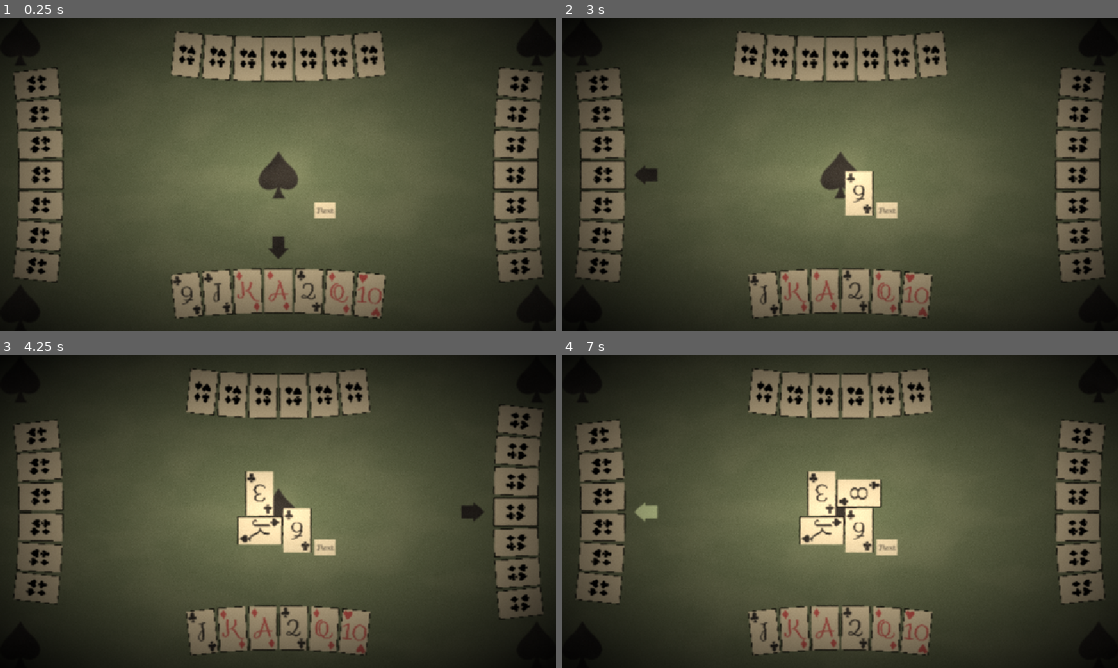
Above: before the commit, frames 1-4 (two rows, left to right).
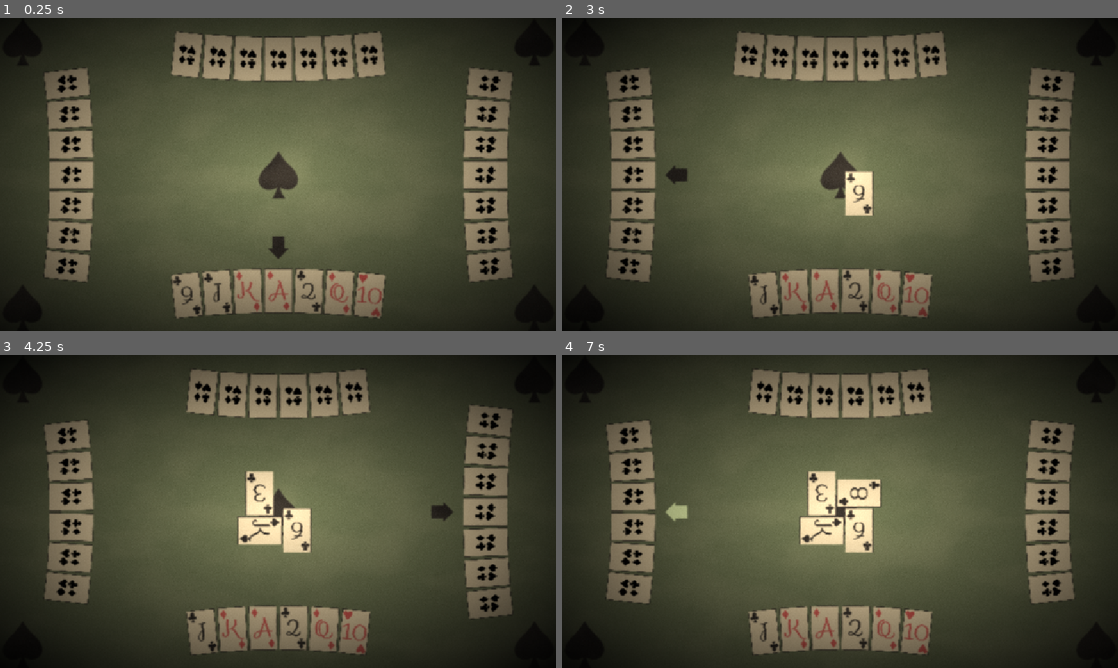
Above: after the commit, the same moments.

Repository: CMurtagh-LGTM/brackeys25.2
Game: Godot game, scene res://Main.tscn
The game is run twice, just before and just after one commit, with the same random seed, the same clock (stepped at 60 frames per second) and the same inputs.
Inputs (mouse positions are in pixels of both pictures, inside the frame that each line leads up to):
- Up to frame 1 (0.25 s): no input
- Up to frame 2 (3 s): click (884, 208) at 0.5 s, where only the run before the commit has a clickable "Next"; click (884, 208) at 1.25 s, where only the run before the commit has a clickable "Next"; click (884, 208) at 2 s, where only the run before the commit has a clickable "Next"; tap Enter at 2.75 s; move the mouse to (751, 293) at 2.77 s; click (751, 293) at 2.92 s
- Up to frame 3 (4.25 s): move the mouse to (294, 530) at 3.52 s; click (294, 530) at 3.67 s
- Up to frame 4 (7 s): tap Space at 4.25, 6.5 s; move the mouse to (823, 530) at 4.27 s; click (823, 530) at 4.42 s; tap Enter at 5 s; move the mouse to (823, 492) at 5.02 s; click (823, 492) at 5.17 s; move the mouse to (856, 492) at 5.77 s; click (856, 492) at 5.92 s; move the mouse to (762, 630) at 6.52 s; click (762, 630) at 6.67 s

The runs differ from the first frame. In frame 1, 14% of the frame differs, in the area x 2-98%, y 6-95%; in frame 2, 14%; in frame 3, 13%; in frame 4, 12%.

Commit message:
add resizing window

Diff:
--- /dev/null
+++ b/Assets/Front.svg
@@ -0,0 +1,51 @@
+<?xml version="1.0" encoding="UTF-8" standalone="no"?>
+<!-- Created with Inkscape (http://www.inkscape.org/) -->
+
+<svg
+   width="56"
+   height="90"
+   viewBox="0 0 14.816666 23.812499"
+   version="1.1"
+   id="svg1"
+   inkscape:version="1.4.2 (ebf0e940d0, 2025-05-08)"
+   sodipodi:docname="Front.svg"
+   xmlns:inkscape="http://www.inkscape.org/namespaces/inkscape"
+   xmlns:sodipodi="http://sodipodi.sourceforge.net/DTD/sodipodi-0.dtd"
+   xmlns="http://www.w3.org/2000/svg"
+   xmlns:svg="http://www.w3.org/2000/svg">
+  <sodipodi:namedview
+     id="namedview1"
+     pagecolor="#818181"
+     bordercolor="#000000"
+     borderopacity="0.25"
+     inkscape:showpageshadow="2"
+     inkscape:pageopacity="0.0"
+     inkscape:pagecheckerboard="0"
+     inkscape:deskcolor="#d1d1d1"
+     inkscape:document-units="px"
+     inkscape:zoom="7.1339506"
+     inkscape:cx="31.819676"
+     inkscape:cy="49.551787"
+     inkscape:window-width="3804"
+     inkscape:window-height="2094"
+     inkscape:window-x="0"
+     inkscape:window-y="0"
+     inkscape:window-maximized="1"
+     inkscape:current-layer="layer1" />
+  <defs
+     id="defs1" />
+  <g
+     inkscape:label="Layer 1"
+     inkscape:groupmode="layer"
+     id="layer1"
+     transform="matrix(0.96992545,0,0,0.98107188,-30.122419,-15.332048)"
+     style="stroke-width:0;stroke-dasharray:none">
+    <rect
+       style="fill:#ffffff;stroke:#000000;stroke-width:0;stroke-dasharray:none"
+       id="rect1"
+       width="15.276088"
+       height="24.271921"
+       x="31.056427"
+       y="15.627854" />
+  </g>
+</svg>
--- /dev/null
+++ b/Assets/FrontBorder.svg
@@ -0,0 +1,51 @@
+<?xml version="1.0" encoding="UTF-8" standalone="no"?>
+<!-- Created with Inkscape (http://www.inkscape.org/) -->
+
+<svg
+   width="116"
+   height="184"
+   viewBox="0 0 30.691666 48.683332"
+   version="1.1"
+   id="svg1"
+   inkscape:version="1.4.2 (ebf0e940d0, 2025-05-08)"
+   sodipodi:docname="FrontBorder.svg"
+   xmlns:inkscape="http://www.inkscape.org/namespaces/inkscape"
+   xmlns:sodipodi="http://sodipodi.sourceforge.net/DTD/sodipodi-0.dtd"
+   xmlns="http://www.w3.org/2000/svg"
+   xmlns:svg="http://www.w3.org/2000/svg">
+  <sodipodi:namedview
+     id="namedview1"
+     pagecolor="#818181"
+     bordercolor="#000000"
+     borderopacity="0.25"
+     inkscape:showpageshadow="2"
+     inkscape:pageopacity="0.0"
+     inkscape:pagecheckerboard="0"
+     inkscape:deskcolor="#d1d1d1"
+     inkscape:document-units="px"
+     inkscape:zoom="7.1339506"
+     inkscape:cx="31.889764"
+     inkscape:cy="49.691962"
+     inkscape:window-width="3804"
+     inkscape:window-height="2094"
+     inkscape:window-x="0"
+     inkscape:window-y="0"
+     inkscape:window-maximized="1"
+     inkscape:current-layer="layer1" />
+  <defs
+     id="defs1" />
+  <g
+     inkscape:label="Layer 1"
+     inkscape:groupmode="layer"
+     id="layer1"
+     transform="matrix(0.96992545,0,0,0.98107188,-30.122419,-15.332048)"
+     style="stroke-width:0;stroke-dasharray:none">
+    <rect
+       style="fill:none;stroke:#ffffff;stroke-width:0.542576;stroke-dasharray:none"
+       id="rect1"
+       width="31.10075"
+       height="49.080017"
+       x="31.345228"
+       y="15.916502" />
+  </g>
+</svg>
--- a/Card/Card.gd
+++ b/Card/Card.gd
@@ -16,8 +16,8 @@
 @onready var _character_sprite: Sprite2D = $Face/Character
 @onready var _face: Node2D = $Face
 @onready var _back: Node2D = $Back
-@onready var _front: Polygon2D = $Front
-@onready var _front_border: Polygon2D = $FrontBorder
+@onready var _front: Node2D = $Front
+@onready var _front_border: Node2D = $FrontBorder
 
 const width: float = 58
 const height: float = 92
--- a/Card/Card.tscn
+++ b/Card/Card.tscn
@@ -1,12 +1,12 @@
-[gd_scene load_steps=8 format=3 uid="uid://cjo5i2haxfp05"]
+[gd_scene load_steps=9 format=3 uid="uid://cjo5i2haxfp05"]
 
 [ext_resource type="Script" uid="uid://dx7xolpo3n2vx" path="res://Card/Card.gd" id="1_6ma3f"]
 [ext_resource type="Resource" uid="uid://b3lvyvy1i7h8l" path="res://Resources/TestCard.tres" id="2_kkgq3"]
 [ext_resource type="Texture2D" uid="uid://b4u251mxxtj2m" path="res://Assets/Suits/Spade.svg" id="3_5u7pk"]
+[ext_resource type="Texture2D" uid="uid://bmghknb8h6tbw" path="res://Assets/Front.svg" id="3_x8cmv"]
+[ext_resource type="Texture2D" uid="uid://c6nbwb26kx7lp" path="res://Assets/FrontBorder.svg" id="4_1xywt"]
 [ext_resource type="Texture2D" uid="uid://b4pql4sdt4b84" path="res://Assets/Characters/11.svg" id="4_hcyk8"]
 [ext_resource type="Texture2D" uid="uid://bmu4qwei2bt1f" path="res://Assets/Suits/Anglo-American_card_suits.svg" id="5_hcyk8"]
-
-[sub_resource type="ShaderMaterial" id="ShaderMaterial_x8cmv"]
 
 [sub_resource type="RectangleShape2D" id="RectangleShape2D_hcyk8"]
 size = Vector2(58, 92)
@@ -15,19 +15,14 @@
 script = ExtResource("1_6ma3f")
 info = ExtResource("2_kkgq3")
 
-[node name="Front" type="Polygon2D" parent="."]
+[node name="Front" type="Sprite2D" parent="."]
 modulate = Color(0.960784, 0.870588, 0.701961, 1)
-material = SubResource("ShaderMaterial_x8cmv")
-invert_border = 5.0
-polygon = PackedVector2Array(-28, -45, 28, -45, 28, 45, -28, 45)
+texture = ExtResource("3_x8cmv")
 
-[node name="FrontBorder" type="Polygon2D" parent="."]
+[node name="FrontBorder" type="Sprite2D" parent="."]
 modulate = Color(0, 0, 0, 1)
-color = Color(0, 0, 0, 1)
-antialiased = true
-invert_enabled = true
-invert_border = 1.0
-polygon = PackedVector2Array(-28, -45, 28, -45, 28, 45, -28, 45)
+scale = Vector2(0.5, 0.5)
+texture = ExtResource("4_1xywt")
 
 [node name="Face" type="Node2D" parent="."]
 
--- a/GameManager/GameManager.gd
+++ b/GameManager/GameManager.gd
@@ -19,6 +19,7 @@
 	Vector2.UP * -Card.height,
 	Vector2.RIGHT * -Card.height,
 ]
+const _pip_offset: Vector2 = Vector2(46.0, 49.0)
 
 var _deal_size: int = 7
 
@@ -28,25 +29,30 @@
 var _trump: Suit
 var _current_hand: int = 0
 var _dealer: int = 3 # TODO
+var _current_arrow_point: Hand.Compass
+
+var _next_position_offset: Vector2 = Vector2(74, 56)
 
 func _ready() -> void:
+	globals.viewport_resize.connect(_on_viewport_resize)
+
 	_deck = _deck_scene.instantiate()
 	_deck.deck_info = deck_info
 	add_child(_deck)
 
 	_trick = _trick_scene.instantiate()
-	_trick.position = Globals.viewport_size/2
 	add_child(_trick)
 
 	for compass: Hand.Compass in Globals.hand_compasses:
 		var hand: Hand = _hand_scene.instantiate()
 
-		hand.position = globals.hand_positions[compass]
 		hand.rotation = Globals.hand_rotations[compass]
 
 		_hands.push_back(hand)
 		add_child(hand)
 		hand.play.connect(_on_hand_play)
+
+	_on_viewport_resize()
 
 	_hands[0].set_is_player()
 	_deal()
@@ -73,7 +79,6 @@
 	_arrow.modulate = Globals.LIGHT_GREEN
 	_next.visible = true
 	await _next.pressed
-	_next.visible = false
 	_start_trick()
 
 func _deal() -> void:
@@ -88,6 +93,7 @@
 	_start_trick()
 
 func _start_trick() -> void:
+	_next.visible = false
 	_trick.clear()
 	_hands[_current_hand].gain_turn(_calculate_game_state())
 	_point_to_hand(_hand_index_to_compass(_current_hand))
@@ -106,7 +112,22 @@
 func _hand_index_to_compass(index: int) -> Hand.Compass:
 	return Globals.hand_compasses[index]
 
-func _point_to_hand(hand: Hand.Compass) -> void:
+func _point_to_hand(compass: Hand.Compass) -> void:
+	_current_arrow_point = compass
 	_arrow.modulate = Globals.BLACK
-	_arrow.position = Globals.hand_positions[hand] + _arrow_offsets[hand]
-	_arrow.rotation = Globals.hand_rotations[hand]
+	_arrow.position = globals.hand_position(compass) + _arrow_offsets[compass]
+	_arrow.rotation = Globals.hand_rotations[compass]
+
+func _on_viewport_resize() -> void:
+	_next.position = globals.viewport_size + _next_position_offset
+	for hand_index: int in _hands.size():
+		_hands[hand_index].position = globals.hand_position(_hand_index_to_compass(hand_index))
+
+	_trick.position = globals.viewport_center()
+	_pips[0].position = globals.viewport_center()
+	_pips[1].position = _pip_offset
+	_pips[2].position = Vector2(globals.viewport_size.x - _pip_offset.x, _pip_offset.y)
+	_pips[3].position = Vector2(_pip_offset.x, globals.viewport_size.y - _pip_offset.y)
+	_pips[4].position = Vector2(globals.viewport_size.x - _pip_offset.x, globals.viewport_size.y - _pip_offset.y)
+
+	_arrow.position = globals.hand_position(_current_arrow_point) + _arrow_offsets[_current_arrow_point]
--- a/GameManager/GameManager.tscn
+++ b/GameManager/GameManager.tscn
@@ -1,8 +1,11 @@
-[gd_scene load_steps=4 format=3 uid="uid://da5qnxmm2ylvk"]
+[gd_scene load_steps=7 format=3 uid="uid://da5qnxmm2ylvk"]
 
 [ext_resource type="Texture2D" uid="uid://d2oodsnv6qt3m" path="res://Assets/plain-arrow.svg" id="1_jmty1"]
 [ext_resource type="Script" uid="uid://b4r4rffx3opro" path="res://GameManager/GameManager.gd" id="1_v4rul"]
 [ext_resource type="Texture2D" uid="uid://b4u251mxxtj2m" path="res://Assets/Suits/Spade.svg" id="3_pe3qf"]
+[ext_resource type="Texture2D" uid="uid://dycxjfepc72ba" path="res://Assets/Suits/Heart.svg" id="4_jhjwp"]
+[ext_resource type="Texture2D" uid="uid://b71j10i488kgw" path="res://Assets/Suits/Diamond.svg" id="5_hoh1d"]
+[ext_resource type="Texture2D" uid="uid://db1vhbyfchdln" path="res://Assets/Suits/Club.svg" id="6_6wl2n"]
 
 [node name="GameManager" type="Node2D"]
 script = ExtResource("1_v4rul")
@@ -30,13 +33,13 @@
 
 [node name="Pip1" type="Sprite2D" parent="Pips"]
 modulate = Color(0.215686, 0.196078, 0.176471, 1)
-position = Vector2(41, 49)
-texture = ExtResource("3_pe3qf")
+position = Vector2(46, 49)
+texture = ExtResource("4_jhjwp")
 
 [node name="Pip2" type="Sprite2D" parent="Pips"]
 modulate = Color(0.215686, 0.196078, 0.176471, 1)
 position = Vector2(1111, 49)
-texture = ExtResource("3_pe3qf")
+texture = ExtResource("5_hoh1d")
 
 [node name="Pip3" type="Sprite2D" parent="Pips"]
 modulate = Color(0.215686, 0.196078, 0.176471, 1)
@@ -46,4 +49,4 @@
 [node name="Pip4" type="Sprite2D" parent="Pips"]
 modulate = Color(0.215686, 0.196078, 0.176471, 1)
 position = Vector2(41, 599)
-texture = ExtResource("3_pe3qf")
+texture = ExtResource("6_6wl2n")
--- a/Globals.gd
+++ b/Globals.gd
@@ -1,22 +1,25 @@
 class_name Globals
 extends Node
 
-const viewport_size := Vector2(1152, 648)
+var viewport_size := Vector2(1152, 648)
+
+signal viewport_resize
+
+func viewport_center() -> Vector2:
+	return viewport_size/2
+
+func hand_position(compass: Hand.Compass) -> Vector2:
+	return viewport_center() + compass_direction[compass] * (viewport_size/2 - viewport_size/8)
+
+const hand_rotations: Array[float] = [
+	0, PI/2, PI, -PI/2
+]
 
 const hand_compasses: Array[Hand.Compass] = [
 	Hand.Compass.SOUTH,
 	Hand.Compass.WEST,
 	Hand.Compass.NORTH,
 	Hand.Compass.EAST,
-]
-const hand_positions: Array[Vector2] = [
-	Vector2(viewport_size.x/2, viewport_size.y - viewport_size.y/8),
-	Vector2(viewport_size.y/8, viewport_size.y/2),
-	Vector2(viewport_size.x/2, viewport_size.y/8),
-	Vector2(viewport_size.x - viewport_size.y/8, viewport_size.y/2),
-]
-const hand_rotations: Array[float] = [
-	0, PI/2, PI, -PI/2
 ]
 const compass_direction: Array[Vector2] = [
 	Vector2.DOWN,
@@ -33,3 +36,13 @@
 const LIGHT_GREEN: Color = 0xEAF4B2FF
 
 var open_hands: bool = false
+
+func _ready() -> void:
+	var viewport = get_viewport()
+	viewport_size = viewport.get_stretch_transform().affine_inverse() * Vector2(viewport.size)
+	viewport.size_changed.connect(_on_viewport_size_changed)
+
+func _on_viewport_size_changed() -> void:
+	var viewport = get_viewport()
+	viewport_size = viewport.get_stretch_transform().affine_inverse() * Vector2(viewport.size)
+	viewport_resize.emit()
--- a/Main.tscn
+++ b/Main.tscn
@@ -1,6 +1,7 @@
-[gd_scene load_steps=17 format=3 uid="uid://duhu46r5y5yu2"]
+[gd_scene load_steps=18 format=3 uid="uid://duhu46r5y5yu2"]
 
 [ext_resource type="PackedScene" uid="uid://da5qnxmm2ylvk" path="res://GameManager/GameManager.tscn" id="1_glv2v"]
+[ext_resource type="Script" uid="uid://6dn2wx0g8imc" path="res://Resizer.gd" id="1_r0du0"]
 [ext_resource type="Shader" uid="uid://dx0cbr207o077" path="res://post_process.gdshader" id="2_uu6xs"]
 
 [sub_resource type="FastNoiseLite" id="FastNoiseLite_3dxm6"]
@@ -72,6 +73,10 @@
 mouse_filter = 2
 color = Color(0.46056, 0.48, 0.3504, 1)
 
+[node name="Resizer" type="Node2D" parent="ColorRect"]
+script = ExtResource("1_r0du0")
+metadata/_custom_type_script = "uid://6dn2wx0g8imc"
+
 [node name="GameManager" parent="." instance=ExtResource("1_glv2v")]
 
 [node name="CanvasLayer" type="CanvasLayer" parent="."]
@@ -81,3 +86,7 @@
 offset_right = 1152.0
 offset_bottom = 648.0
 mouse_filter = 2
+
+[node name="Resizer" type="Node2D" parent="CanvasLayer/ColorRect"]
+script = ExtResource("1_r0du0")
+metadata/_custom_type_script = "uid://6dn2wx0g8imc"
--- /dev/null
+++ b/Resizer.gd
@@ -0,0 +1,9 @@
+class_name Resizer
+extends Node2D
+
+func _ready() -> void:
+	globals.viewport_resize.connect(_on_viewport_resize)
+	_on_viewport_resize()
+
+func _on_viewport_resize() -> void:
+	get_parent().size = globals.viewport_size
--- a/project.godot
+++ b/project.godot
@@ -22,6 +22,7 @@
 [display]
 
 window/stretch/mode="canvas_items"
+window/stretch/aspect="expand"
 mouse_cursor/custom_image="uid://v7bbg08cm4id"
 
 [gui]
Not shown, added: Assets/Front.svg.import
Not shown, added: Assets/FrontBorder.svg.import
Not shown, added: Resizer.gd.uid
